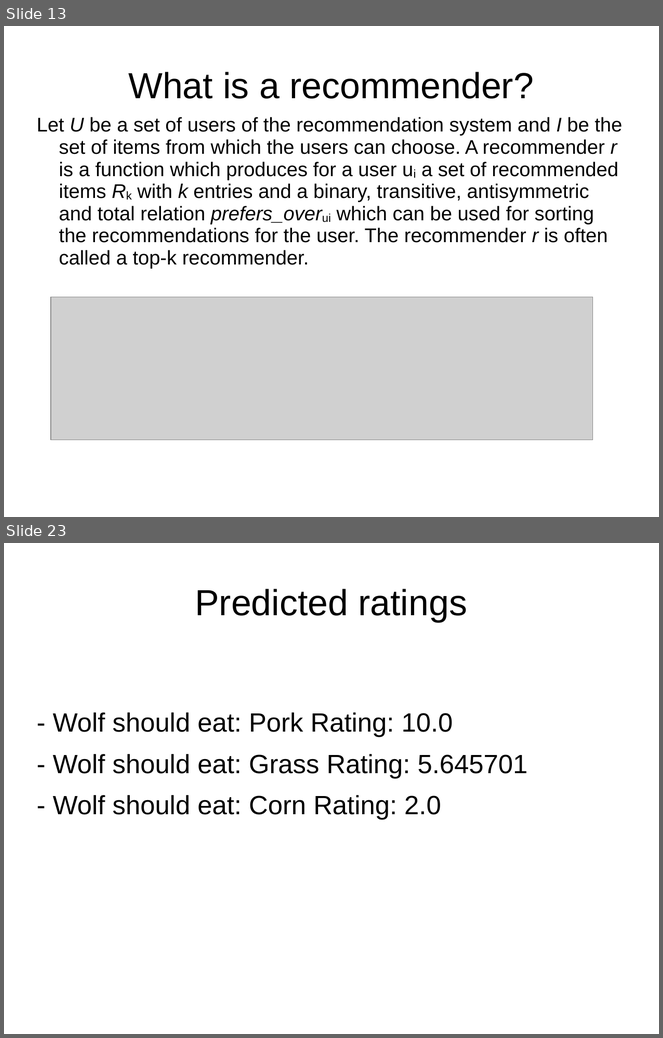
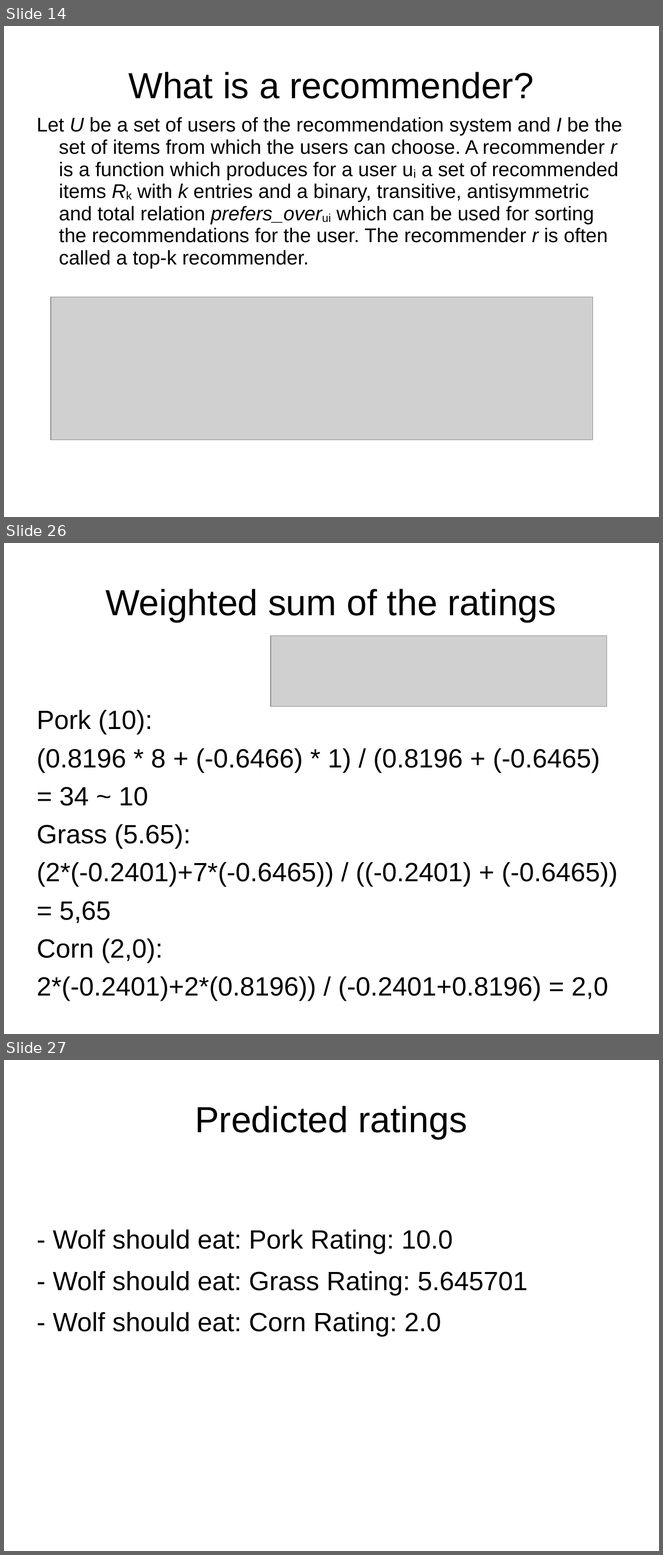
Before and after one commit to ManuelB/facebook-recommender-demo, a slide deck: docs/Talk-BedCon-Berlin-2012.odp. Shown one above the other, each under a label of ours: slides 13 and 23 before the commit, slides 14, 26 and 27 after it; the slides between them are not shown. The pictures are 663x1038 and 663x1555 pixels, drawn with LibreOffice and Linux fonts; fonts in the diff are those of the drawing; grey boxes stand for pictures; background and template pictures are left out. Boxes give left, top, right and bottom in pixels: in the first picture for what was removed or moved away, otherwise in the second. Text is boxed around its words. In the diff, an @@ line names an element or a change of style, - is before the commit and + after.

```diff
--- a/docs/Talk-BedCon-Berlin-2012.odp
+++ b/docs/Talk-BedCon-Berlin-2012.odp
@@ slide 26 added at (4,543,659,1034), background picture (left out) @@
@@ title added at (105,589,557,623), 44 pt, text #000000 @@
+Weighted sum of the ratings
@@ picture added at (271,636,608,706) @@
@@ text added at (37,710,618,1001), 32 pt, text #000000 @@
+Pork (10):
+(0.8196 * 8 + (-0.6466) * 1) / (0.8196 + (-0.6465)
+= 34 ~ 10
+Grass (5.65):
+(2*(-0.2401)+7*(-0.6465)) / ((-0.2401) + (-0.6465))
+= 5,65
+Corn (2,0):
+2*(-0.2401)+2*(0.8196)) / (-0.2401+0.8196) = 2,0
@@ what was slide 13 is now slide 14 @@
@@ what was slide 23 is now slide 27 @@
```
Also in this commit, not shown: 9 slides changed, 10 other slides added, 2 slides removed, 7 other files.
